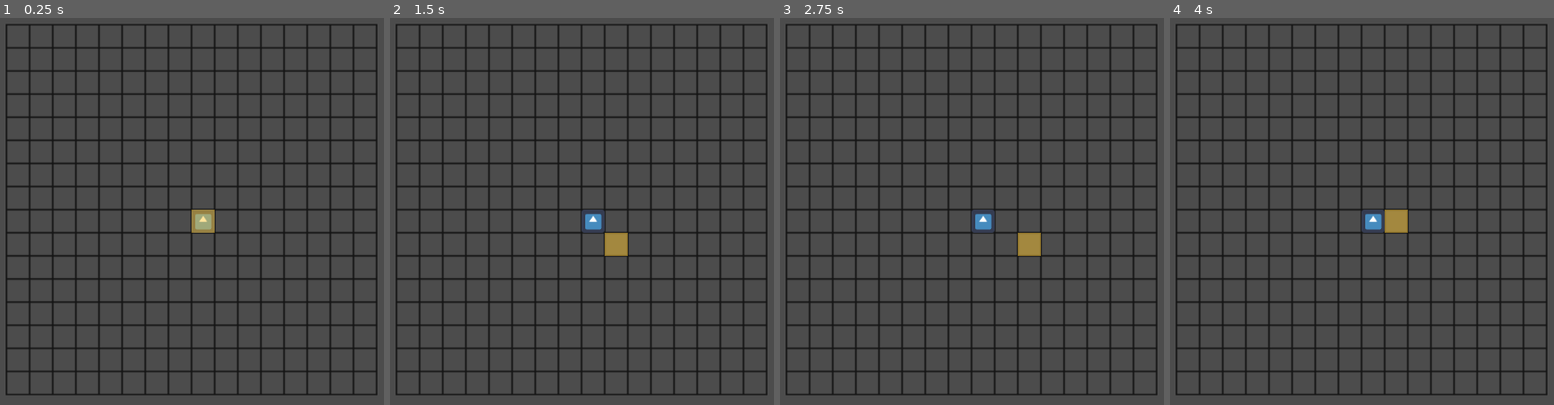
Above: before the commit, frames 1-4 (left to right).
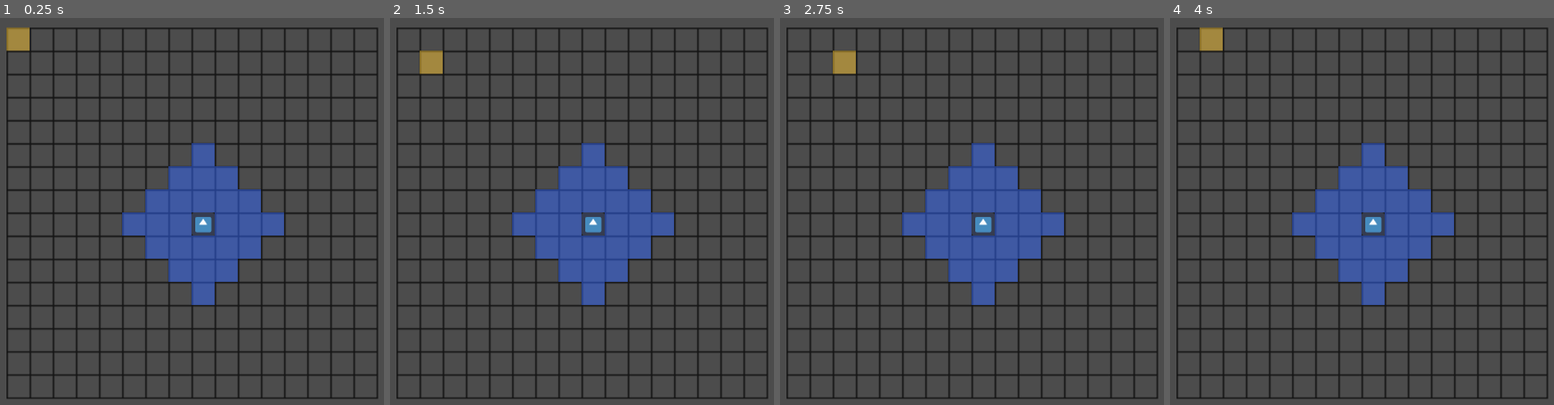
Above: after the commit, the same moments.

Repository: Chimpenseurs/necro-wars
Game: Godot game, scene res://scenes/Main.tscn
Two runs of this game, one before a commit and one after it. Both use one fixed random seed, a clock stepped at 60 frames per second and the inputs below. The engine's default icon, where the game draws it, is replaced by a stand-in: a white triangle on a blue panel in a dark square.
Inputs:
- Up to frame 1 (0.25 s): no input
- Up to frame 2 (1.5 s): tap Enter at 0.5 s; hold Right (ui_right) 0.53-1.28 s; tap Space at 1.25 s; hold Down (ui_down) from 1.28 s (still down)
- Up to frame 3 (2.75 s): tap Enter at 2 s; release Down (ui_down) at 2.03 s; hold Right (ui_right) from 2.03 s (still down)
- Up to frame 4 (4 s): tap Space at 2.75 s; release Right (ui_right) at 2.78 s; hold Up (ui_up) 2.78-3.53 s; tap Enter at 3.5 s; hold Left (ui_left) from 3.53 s (still down)

The runs differ from the first frame. In frame 1, 28% of the frame differs, in the area x 1-99%, y 1-99%; in frame 2, 28%; in frame 3, 28%; in frame 4, 28%.

Commit message:
mv some files + add move zone into character

Diff:
--- a/scenes/Character.tscn
+++ b/scenes/Character.tscn
@@ -1,12 +1,17 @@
-[gd_scene load_steps=2 format=2]
+[gd_scene load_steps=3 format=2]
 
-[ext_resource path="res://icon.png" type="Texture" id=1]
+[ext_resource path="res://scripts/Character.gd" type="Script" id=1]
+[ext_resource path="res://icon.png" type="Texture" id=2]
 
-[node name="character" type="Node2D"]
+[node name="character" type="Node2D" index="0"]
+
+script = ExtResource( 1 )
 
 [node name="Sprite" type="Sprite" parent="." index="0"]
 
 scale = Vector2( 0.5, 0.5 )
-texture = ExtResource( 1 )
+texture = ExtResource( 2 )
 centered = false
 _sections_unfolded = [ "Offset", "Transform" ]
+
+[node name="move_zone" type="Node2D" parent="." index="1"]
--- a/scenes/Main.tscn
+++ b/scenes/Main.tscn
@@ -6,5 +6,5 @@
 
 [node name="map" parent="." index="0" instance=ExtResource( 1 )]
 
-position = Vector2( 512, 300 )
+position = Vector2( 256, 48 )
 _sections_unfolded = [ "Transform" ]
--- a/scenes/Map.tscn
+++ b/scenes/Map.tscn
@@ -1,20 +1,24 @@
 [gd_scene load_steps=5 format=2]
 
-[ext_resource path="res://scenes/Map.gd" type="Script" id=1]
+[ext_resource path="res://scripts/Map.gd" type="Script" id=1]
 [ext_resource path="res://assets/img/grid.png" type="Texture" id=2]
 [ext_resource path="res://scenes/Character.tscn" type="PackedScene" id=3]
 [ext_resource path="res://assets/img/cursor.png" type="Texture" id=4]
 
-[node name="map" type="Node2D" index="0"]
+[node name="map" type="Node2D"]
 
 script = ExtResource( 1 )
 
 [node name="grid" type="Sprite" parent="." index="0"]
 
 texture = ExtResource( 2 )
+centered = false
 _sections_unfolded = [ "Offset", "Transform" ]
 
 [node name="character" parent="." index="1" instance=ExtResource( 3 )]
+
+position = Vector2( 256, 256 )
+_sections_unfolded = [ "Transform" ]
 
 [node name="cursor" type="Sprite" parent="." index="2"]
 
--- /dev/null
+++ b/scripts/Character.gd
@@ -0,0 +1,49 @@
+extends Node2D
+
+var speed = 3
+
+var move
+
+func _init(var name = "godot"):
+	self.name = name
+
+	self.move = speed
+
+	add_to_group("characters")
+
+func _ready():
+
+	gen_move_zone()
+
+func gen_move_zone() :
+
+	for i in range(self.move) :
+		var cells = get_circle(i + 1)
+
+		for cell in cells :
+
+			var sprite = Sprite.new()
+			sprite.centered = false
+			sprite.texture = load("res://assets/img/move.png")
+			sprite.position = cell*32
+
+
+			get_node("move_zone").add_child(sprite)
+
+# get the circle around the character
+func get_circle(var radius) :
+
+	var circle = []
+	var x = 0
+	var y = radius
+
+	while x <= y :
+
+		for v in [Vector2(x, y), Vector2(y, x), Vector2(-x, y), Vector2(-y, x), Vector2(x, -y), Vector2(y, -x), Vector2(-x, -y), Vector2(-y, -x)] :
+			if not circle.has(v) :
+				circle.append(v)
+
+		y = y - 1
+		x = x + 1
+
+	return circle
--- a/scenes/Map.gd
+++ b/scripts/Map.gd
@@ -5,6 +5,7 @@
 
 func _init():
 	self.set_process_input(true)
+
 
 func _ready():
 	# Called every time the node is added to the scene.
@@ -20,7 +21,7 @@
 			if event.is_action("ui_right") or event.is_action("ui_left") or event.is_action("ui_up") or event.is_action("ui_down") :
 
 				# CURSOR MOTION
-				var cursor_pos = get_node("cursor").global_position
+				var cursor_pos = get_node("cursor").position
 				if event.is_action("ui_right") :
 					cursor_pos.x += CURSOR_SIZE
 				elif event.is_action("ui_left") :
@@ -33,14 +34,21 @@
 
 				# Change cursor position
 				if is_in_grid(cursor_pos) :
-					get_node("cursor").global_position = cursor_pos
+					get_node("cursor").position = cursor_pos
 
 func _process(delta):
-	pass
+
+	var cursor_pos = get_node("cursor").position
+
+	# If cursor is on character
+	var ch_pos = get_node("character").position
+#	if ch_pos == cursor_pos :
+#		var zone = get_node("character").move_zone
+
 
 # To check if something is in the grid or not
 func is_in_grid(var pos) :
-	if pos.x >= self.global_position.x - GRID_SIZE / 2 and pos.x < self.global_position.x + GRID_SIZE / 2 and pos.y >= self.global_position.y - GRID_SIZE / 2 and pos.y < self.global_position.y + GRID_SIZE / 2 :
+	if pos.x >= 0 and pos.x < GRID_SIZE and pos.y >= 0 and pos.y < GRID_SIZE :
 		return true
 
 	return false
Binary file added: assets/img/move.png
